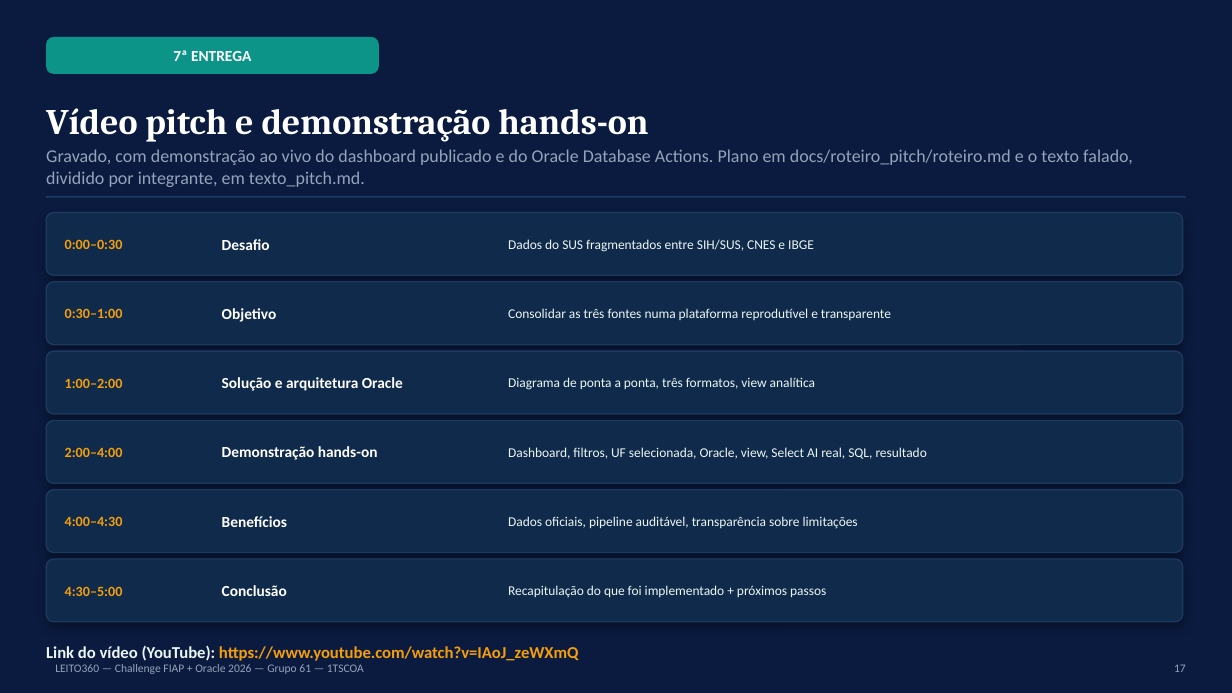
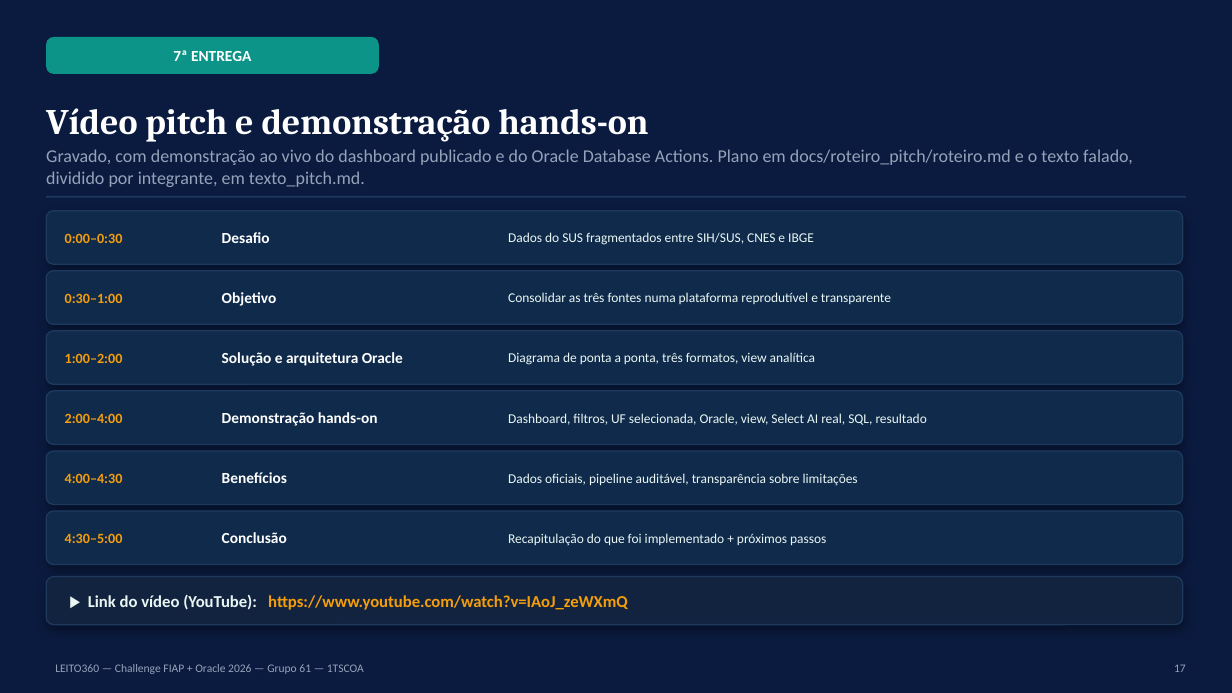
Before and after one commit to gabriellive1817-stack/Leito_360, a slide deck: slide 17 of EC_Sprint_2_1TSCOA_EvidenciasConstrucao_LEITO360_GRUPO61.pptx. Drawn at 1232x693 pixels with LibreOffice and Linux fonts; fonts in the diff are those of the drawing. Boxes give left, top, right and bottom in pixels: in the first picture for what was removed or moved away, otherwise in the second. Text is boxed around its words. In the diff, an @@ line names an element or a change of style, - is before the commit and + after.

```diff
--- a/EC_Sprint_2_1TSCOA_EvidenciasConstrucao_LEITO360_GRUPO61.pptx
+++ b/EC_Sprint_2_1TSCOA_EvidenciasConstrucao_LEITO360_GRUPO61.pptx
@@ rounded rectangle: place and size @@
-rounded rectangle at (46,213,1183,275)
+rounded rectangle at (46,211,1183,264)
@@ text "0:00–0:30": place and size @@
-text "0:00–0:30" at (65,239,123,249)
+text "0:00–0:30" at (65,233,123,243)
@@ text "Desafio": place and size @@
-text "Desafio" at (222,239,270,250)
+text "Desafio" at (222,232,270,243)
@@ text "Dados do SUS fragmentados entre ...": place and size @@
-text "Dados do SUS fragmentados entre ..." at (508,239,814,252)
+text "Dados do SUS fragmentados entre ..." at (508,232,814,245)
@@ rounded rectangle: place and size @@
-rounded rectangle at (46,282,1183,345)
+rounded rectangle at (46,271,1183,324)
@@ text "0:30–1:00": place and size @@
-text "0:30–1:00" at (65,308,123,318)
+text "0:30–1:00" at (65,293,123,303)
@@ text "Objetivo": place and size @@
-text "Objetivo" at (222,308,277,322)
+text "Objetivo" at (222,292,277,306)
@@ text "Consolidar as três fontes numa ...": place and size @@
-text "Consolidar as três fontes numa ..." at (508,308,891,320)
+text "Consolidar as três fontes numa ..." at (508,292,891,304)
@@ rounded rectangle: place and size @@
-rounded rectangle at (46,351,1183,414)
+rounded rectangle at (46,331,1183,384)
@@ text "1:00–2:00": place and size @@
-text "1:00–2:00" at (65,378,123,388)
+text "1:00–2:00" at (65,353,123,363)
@@ text "Solução e arquitetura Oracle": place and size @@
-text "Solução e arquitetura Oracle" at (222,377,403,391)
+text "Solução e arquitetura Oracle" at (222,352,403,366)
@@ text "Diagrama de ponta a ponta, ...": place and size @@
-text "Diagrama de ponta a ponta, ..." at (508,377,815,390)
+text "Diagrama de ponta a ponta, ..." at (508,352,815,365)
@@ rounded rectangle: place and size @@
-rounded rectangle at (46,421,1183,483)
+rounded rectangle at (46,391,1183,445)
@@ text "2:00–4:00": place and size @@
-text "2:00–4:00" at (65,447,123,457)
+text "2:00–4:00" at (65,413,123,423)
@@ text "Demonstração hands-on": place and size @@
-text "Demonstração hands-on" at (222,446,378,460)
+text "Demonstração hands-on" at (222,412,378,426)
@@ text "Dashboard, filtros, UF selecionada, Oracle, ...": place and size @@
-text "Dashboard, filtros, UF selecionada, Oracle, ..." at (508,447,927,459)
+text "Dashboard, filtros, UF selecionada, Oracle, ..." at (508,413,927,425)
@@ rounded rectangle: place and size @@
-rounded rectangle at (46,490,1183,553)
+rounded rectangle at (46,451,1183,505)
@@ text "4:00–4:30": place and size @@
-text "4:00–4:30" at (65,516,123,526)
+text "4:00–4:30" at (65,473,123,483)
@@ text "Benefícios": place and size @@
-text "Benefícios" at (222,516,287,527)
+text "Benefícios" at (222,472,287,483)
@@ text "Dados oficiais, pipeline auditável, transparência ...": place and size @@
-text "Dados oficiais, pipeline auditável, transparência ..." at (508,516,858,529)
+text "Dados oficiais, pipeline auditável, transparência ..." at (508,473,858,486)
@@ proportions changed in 6 elements at (46,211,1183,264), (46,271,1183,324), (46,331,1183,384), (46,391,1183,445), (46,451,1183,505), (46,511,1183,565) @@
@@ rounded rectangle: place and size @@
-rounded rectangle at (46,559,1183,622)
+rounded rectangle at (46,511,1183,565)
@@ text "4:30–5:00": place and size @@
-text "4:30–5:00" at (65,586,123,596)
+text "4:30–5:00" at (65,533,123,543)
@@ text "Conclusão": place and size @@
-text "Conclusão" at (222,585,287,596)
+text "Conclusão" at (222,532,287,543)
@@ text "Recapitulação do que foi implementado ...": place and size @@
-text "Recapitulação do que foi implementado ..." at (508,585,826,598)
+text "Recapitulação do que foi implementado ..." at (508,533,826,546)
@@ rounded rectangle added at (46,577,1183,625), fill #12233F, outline #1E3A5F 1 pt @@
@@ text at (88,595,628,610): text changed @@
-Link do vídeo (YouTube): https://www.youtube.com/watch?v=IAoJ_zeWXmQ
+▶ Link do vídeo (YouTube): https://www.youtube.com/watch?v=IAoJ_zeWXmQ
```
Also in this commit, not shown: 4 other slides changed, 3 other files.
